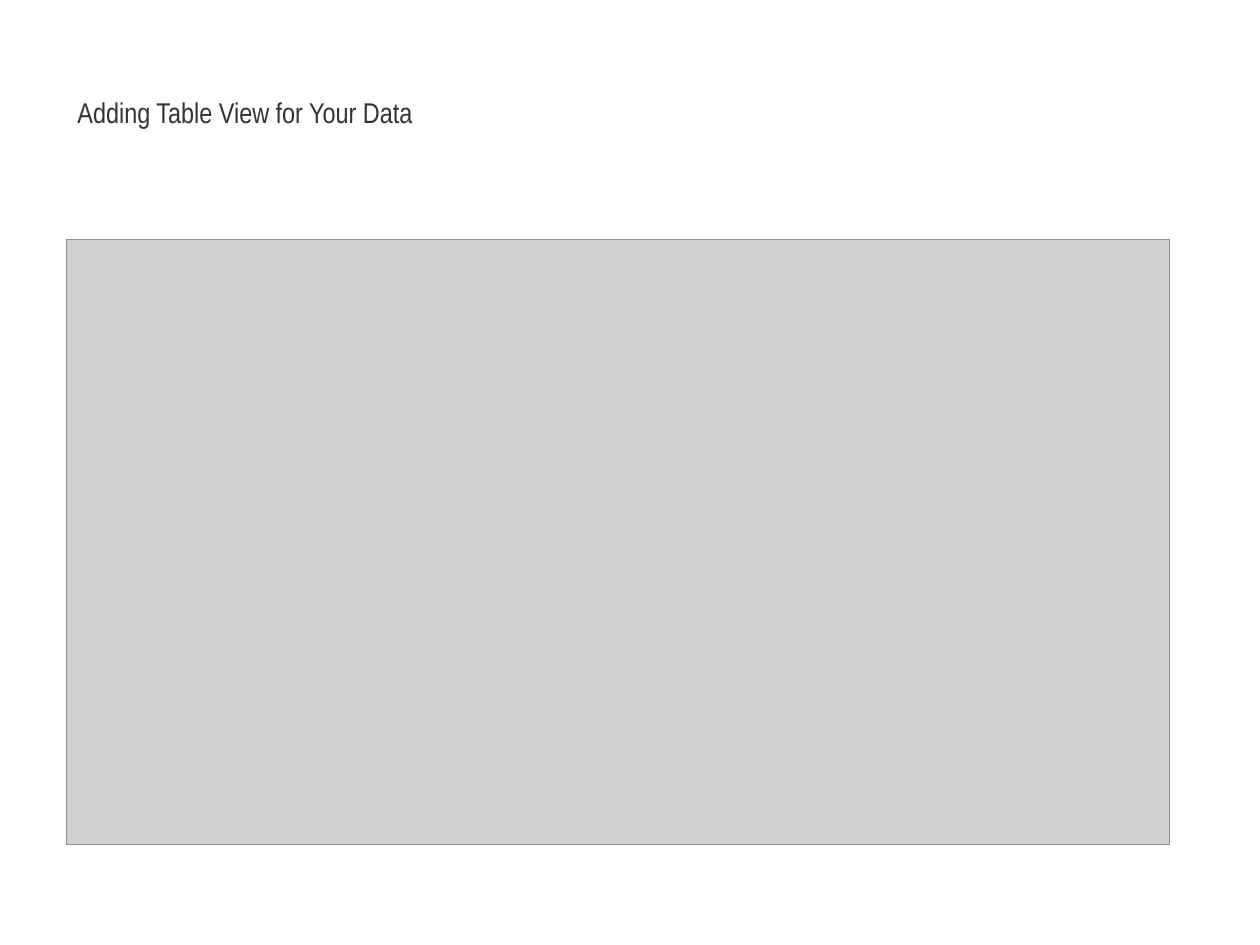
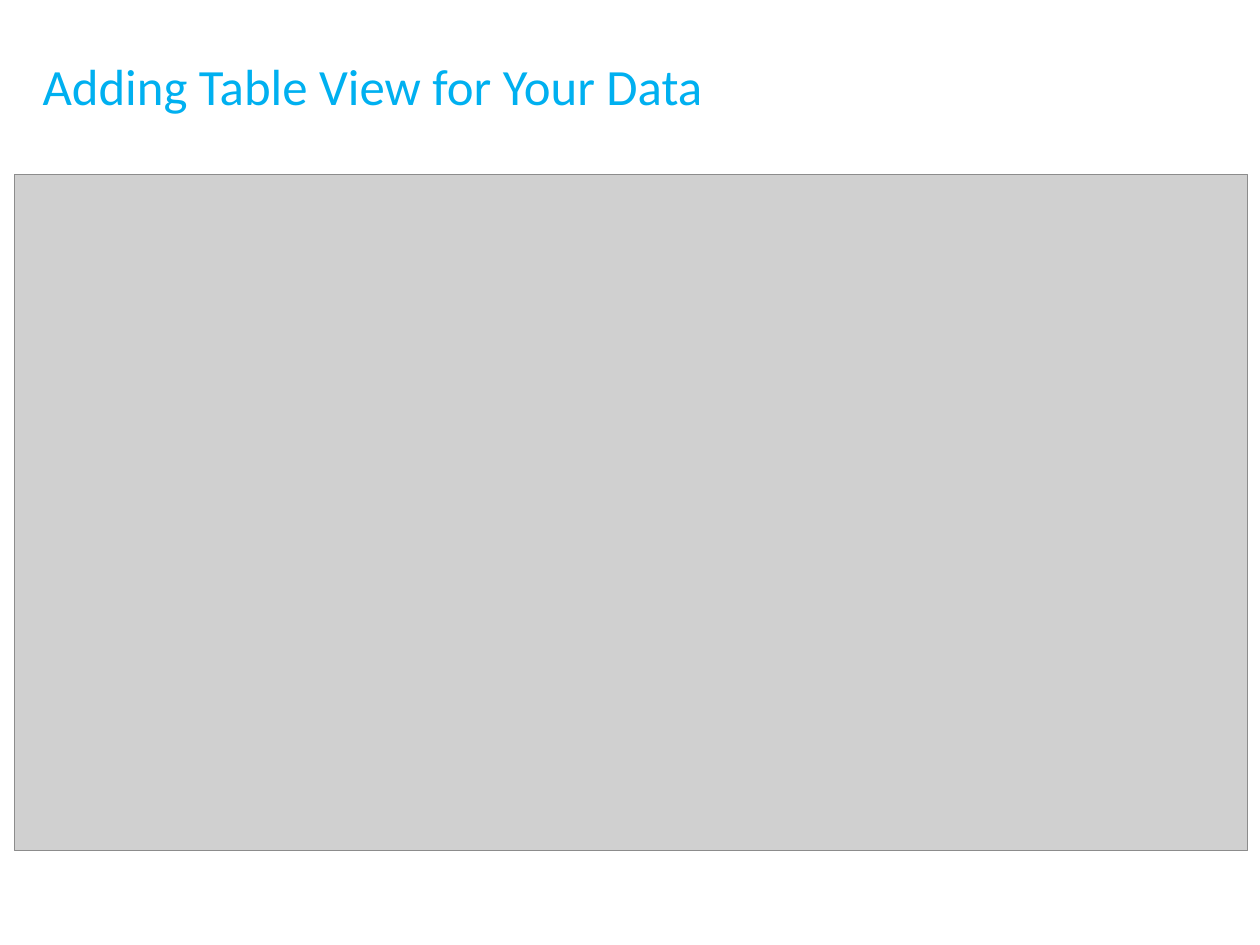
Before and after one commit to aminhngn/Course_Mobile_IOS, a slide deck: slide 37 of course/IOS_Module_02_ui_design.pptx (slide 38 before the commit). Drawn at 1260x945 pixels with LibreOffice and Linux fonts; fonts in the diff are those of the drawing; grey boxes stand for pictures. Boxes give left, top, right and bottom in pixels: in the first picture for what was removed or moved away, otherwise in the second. Text is boxed around its words. In the diff, an @@ line names an element or a change of style, - is before the commit and + after.

```diff
--- a/course/IOS_Module_02_ui_design.pptx
+++ b/course/IOS_Module_02_ui_design.pptx
@@ text "Adding Table View for Your ...": place and size @@
-text "Adding Table View for Your ..." at [77, 102, 412, 128]
+text "Adding Table View for Your ..." at [43, 69, 702, 114]
@@ text "Adding Table View for Your ..." at [43, 69, 702, 114]: size 18 to 32 pt, font Arial Narrow to Calibri, text colour #333333 to #00B0F0 @@
@@ picture: place and size @@
-picture at [66, 240, 1171, 846]
+picture at [14, 175, 1247, 852]
```
Also in this commit, not shown: 18 other slides changed, 7 slides added, 6 slides removed.
